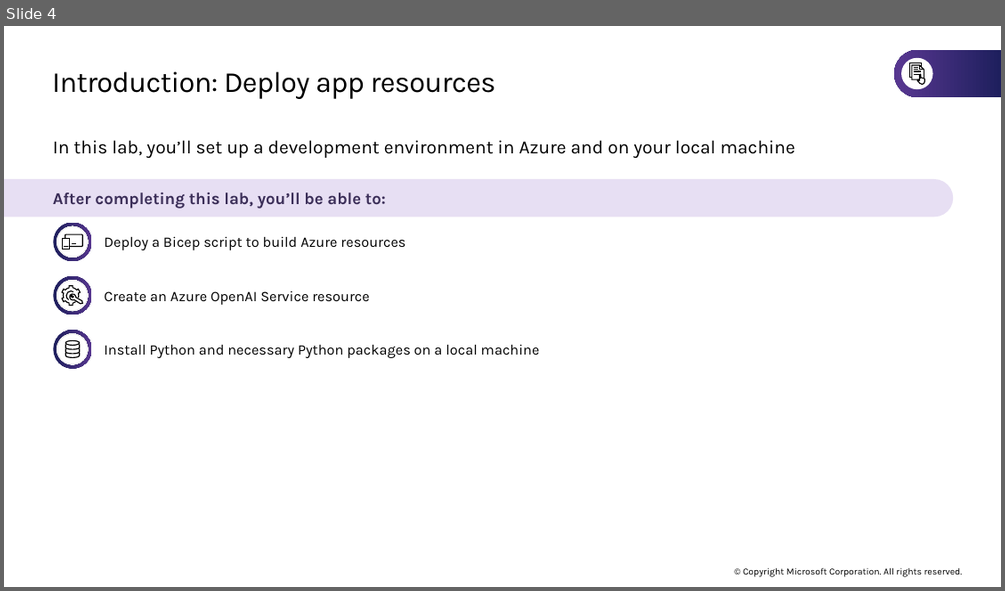
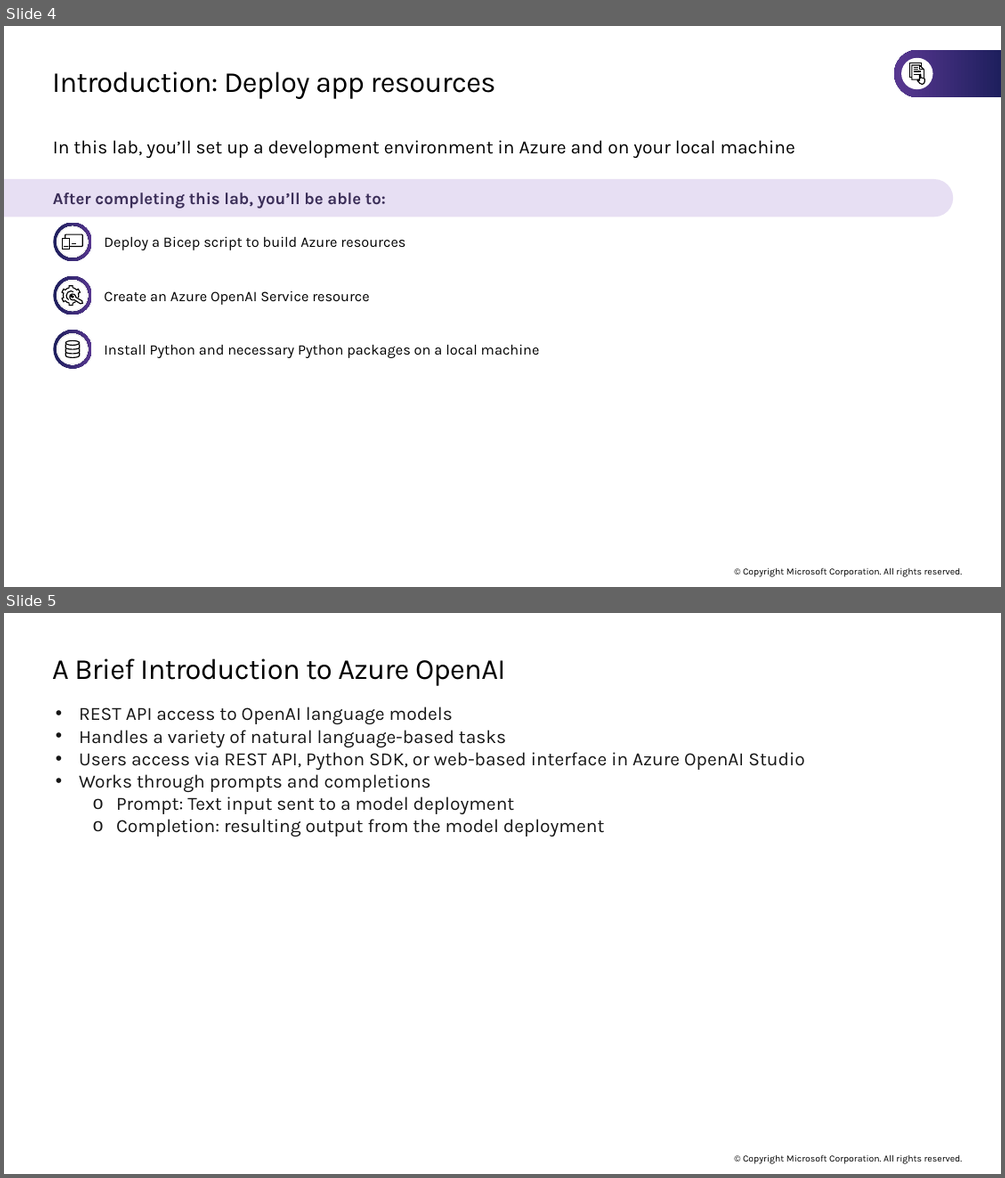
Before and after one commit to microsoft/TechExcel-Implementing-automation-practices-using-Azure-OpenAI, a slide deck: slides/Lab Slides.pptx. Shown one above the other, each under a label of ours: slide 4 before the commit, slides 4 and 5 after it. The pictures are 1005x591 and 1005x1178 pixels, drawn with LibreOffice and Linux fonts; fonts in the diff are those of the drawing. Boxes give left, top, right and bottom in pixels: in the first picture for what was removed or moved away, otherwise in the second. Text is boxed around its words. In the diff, an @@ line names an element or a change of style, - is before the commit and + after.

```diff
--- a/slides/Lab Slides.pptx
+++ b/slides/Lab Slides.pptx
@@ slide 5 added at box(4, 613, 1001, 1174), background #FFFFFF; not listed: 1 template element that a slide beside it also shows @@
@@ title added at box(52, 658, 506, 686), 28 pt, text #000000 @@
+A Brief Introduction to Azure OpenAI
@@ text added at box(79, 706, 804, 836), 18 pt, text #161616 @@
+• REST API access to OpenAI language models
+• Handles a variety of natural language-based tasks
+• Users access via REST API, Python SDK, or web-based interface in Azure OpenAI Studio
+• Works through prompts and completions
+  o Prompt: Text input sent to a model deployment
+  o Completion: resulting output from the model deployment
```
Also in this commit, not shown: 12 other slides added, 1 other file.
